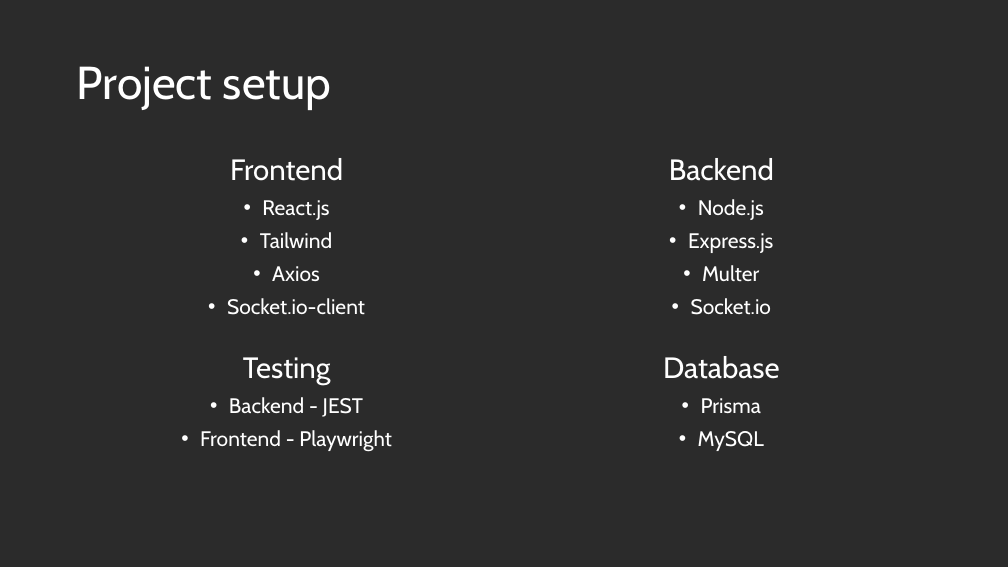
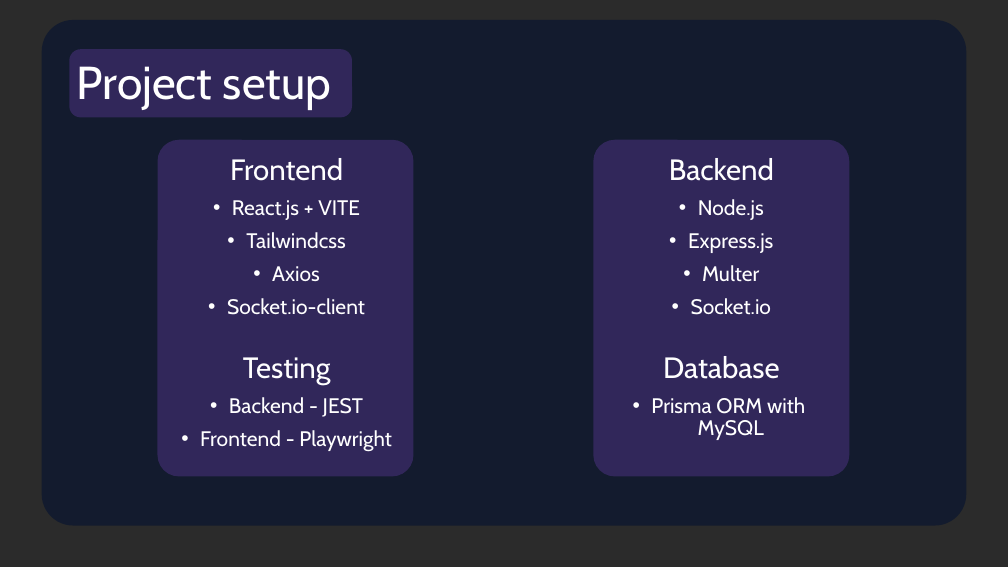
Before and after one commit to pollak-vizsgaremek/Bellora, a slide deck: slide 4 of docs/Bellora.pptx. Drawn at 1008x567 pixels with LibreOffice and Linux fonts; fonts in the diff are those of the drawing; background and template pictures are left out; a plain dark background stands for a picture behind light text. Boxes give left, top, right and bottom in pixels: in the first picture for what was removed or moved away, otherwise in the second. Text is boxed around its words. In the diff, an @@ line names an element or a change of style, - is before the commit and + after.

```diff
--- a/docs/Bellora.pptx
+++ b/docs/Bellora.pptx
@@ rounded rectangle added at (42,20,966,526), fill #111A2F at 90% opacity @@
@@ rounded rectangle added at (70,49,352,117), fill #31275A @@
@@ rounded rectangle added at (157,140,414,476), fill #31275A @@
@@ rounded rectangle added at (594,140,850,476), fill #31275A @@
@@ text at (232,200,360,248): text changed @@
-• React.js
-• Tailwind
+• React.js + VITE
+• Tailwindcss
@@ text at (651,397,805,440): text changed @@
-• Prisma
-• MySQL
+• Prisma ORM with
+  MySQL
```
Also in this commit, not shown: 7 other slides changed.
